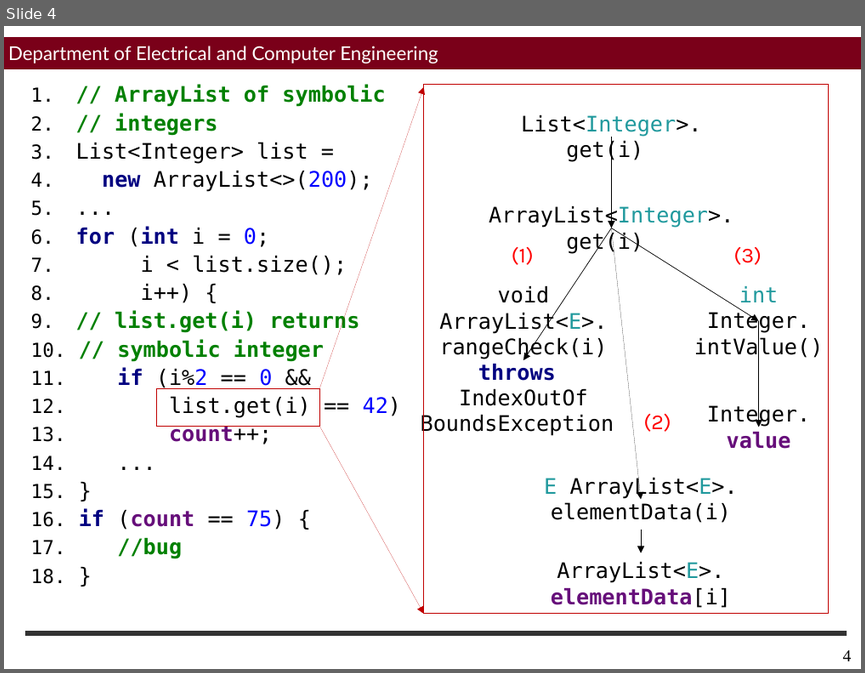
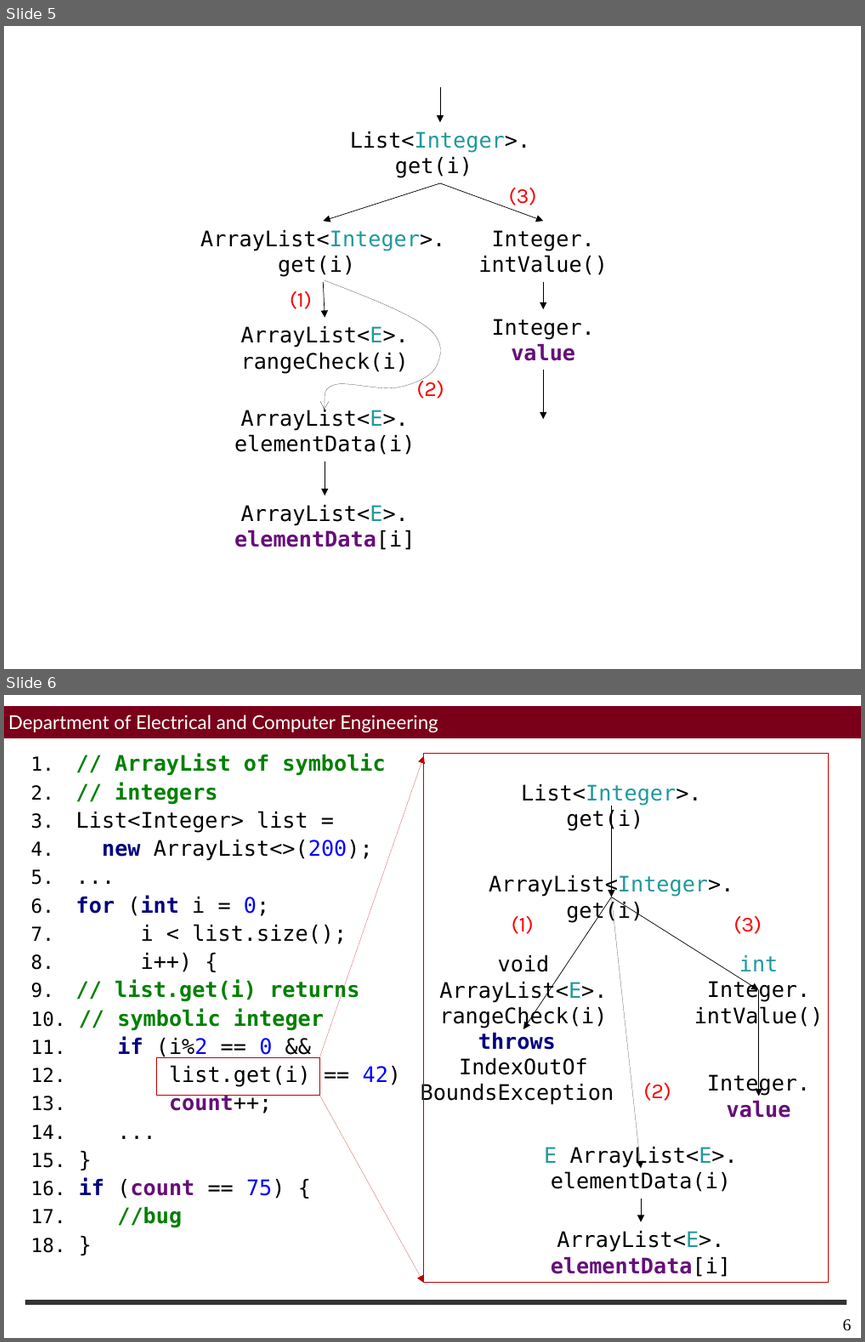
Before and after one commit to sohah/ISSTA-Veritesting, a slide deck: figures/Figures.pptx. Shown one above the other, each under a label of ours: slide 4 before the commit, slides 5 and 6 after it. The pictures are 865x673 and 865x1342 pixels, drawn with LibreOffice and Linux fonts; fonts in the diff are those of the drawing; background and template pictures are left out. Boxes give left, top, right and bottom in pixels: in the first picture for what was removed or moved away, otherwise in the second. Text is boxed around its words. In the diff, an @@ line names an element or a change of style, - is before the commit and + after.

```diff
--- a/figures/Figures.pptx
+++ b/figures/Figures.pptx
@@ slide 5 added at bbox=[4, 26, 861, 669], background #FFFFFF @@
@@ arrow added from (440, 87) to (440, 122), #000000 0.5 pt @@
@@ text added at bbox=[350, 131, 530, 178], 18 pt, text #000000 @@
+List<Integer>.
+get(i)
@@ arrow added from (440, 182) to (323, 221), #000000 0.5 pt @@
@@ arrow added from (440, 182) to (543, 221), #000000 0.5 pt @@
@@ text added at bbox=[509, 188, 537, 205], 18 pt, text #FF0000 @@
+(3)
@@ text added at bbox=[200, 230, 445, 277], 18 pt, text #000000 @@
+ArrayList<Integer>.
+get(i)
@@ text added at bbox=[478, 230, 608, 275], 18 pt, text #000000 @@
+Integer.
+intValue()
@@ freeform shape added at bbox=[324, 280, 441, 410], outline #000000 0.75 pt @@
@@ text added at bbox=[290, 291, 312, 309], 18 pt, text #FF0000 @@
+(1)
@@ arrow added from (323, 281) to (324, 318), #000000 0.5 pt @@
@@ arrow added from (543, 281) to (543, 310), #000000 0.5 pt @@
@@ text added at bbox=[241, 326, 409, 374], 18 pt, text #000000 @@
+ArrayList<E>.
+rangeCheck(i)
@@ text added at bbox=[492, 318, 595, 361], 18 pt, text #000000 @@
+Integer.
+value
@@ text added at bbox=[416, 377, 443, 398], 18 pt, text #FF0000 @@
+(2)
@@ arrow added from (543, 369) to (543, 420), #000000 0.5 pt @@
@@ text added at bbox=[234, 408, 415, 454], 18 pt, text #000000 @@
+ArrayList<E>.
+elementData(i)
@@ arrow added from (324, 461) to (324, 495), #000000 0.5 pt @@
@@ text added at bbox=[234, 505, 415, 550], 18 pt, text #000000 @@
+ArrayList<E>.
+elementData[i]
@@ what was slide 4 is now slide 6 @@
@@ page number at bbox=[843, 1319, 851, 1331]: text changed @@
-4
+6
```
Also in this commit, not shown: 1 other slide added, 3 other files.
